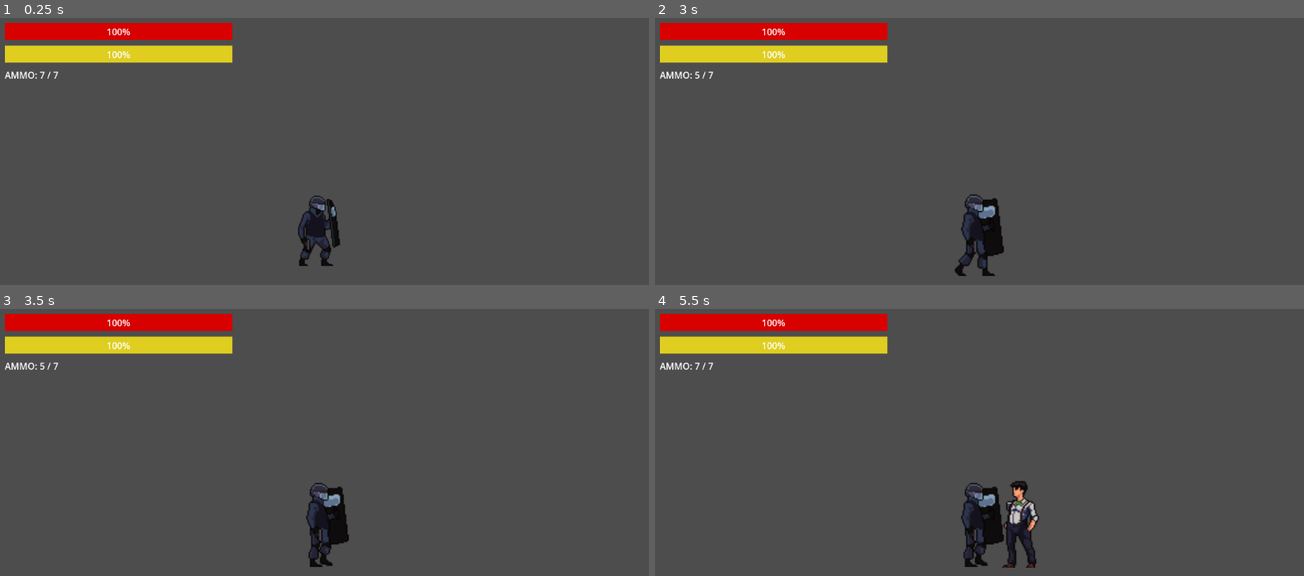
Above: before the commit, frames 1-4 (two rows, left to right).
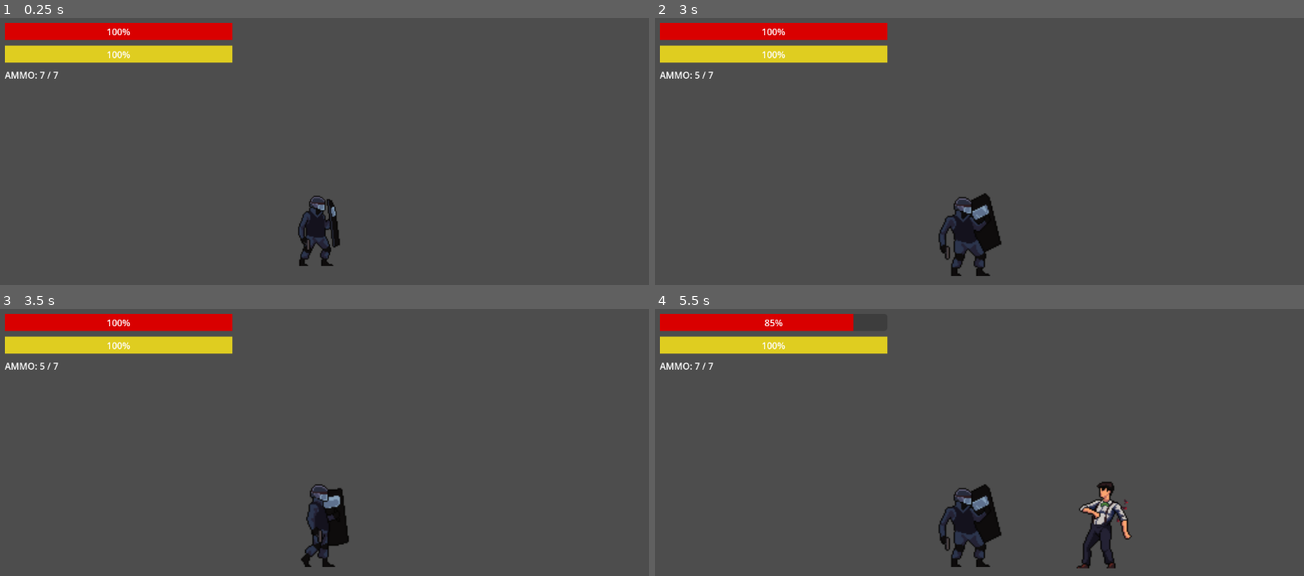
Above: after the commit, the same moments.

Repository: naufal-ramadhan/IndividualGameDev
Game: Godot game, scene res://levels/Level0.tscn
Two runs of this game, one before a commit and one after it. Both use one fixed random seed, a clock stepped at 60 frames per second and the inputs below.
Inputs (mouse positions are in pixels of both pictures, inside the frame that each line leads up to):
- Up to frame 1 (0.25 s): no input
- Up to frame 2 (3 s): move the mouse to (1122, 178) at 0.52 s; hold Shift (run) 0.53-1.28 s; hold D (move_right) 0.53-2.03 s; right-click (1122, 178) at 0.8 s; move the mouse to (843, 215) at 1.27 s; right-click (843, 215) at 1.35 s; click (843, 215) at 1.55 s; move the mouse to (1044, 114) at 2.02 s; hold A (move_left) 2.03-2.78 s; click (1044, 114) at 2.1 s; tap F (shield_bash, bound only after the commit) at 2.3, 2.85 s; move the mouse to (940, 268) at 2.77 s; hold D (move_right) from 2.78 s (still down)
- Up to frame 3 (3.5 s): keep holding D (move_right); tap Shift (run) at 3.05 s
- Up to frame 4 (5.5 s): move the mouse to (1174, 541) at 3.52 s; hold Shift (run) 3.53-4.28 s; right-click (1174, 541) at 3.8 s; tap R (reload) at 4.15 s; move the mouse to (778, 431) at 4.27 s; release D (move_right) at 4.28 s; hold A (move_left) 4.28-5.03 s; right-click (778, 431) at 4.35 s; click (778, 431) at 4.55 s; move the mouse to (1011, 487) at 5.02 s; hold D (move_right) from 5.03 s (still down); click (1011, 487) at 5.1 s; tap F (shield_bash, bound only after the commit) at 5.3 s

Frame 1 is identical in both runs. In frame 2, 1.5% of the frame differs, in the area x 43-54%, y 65-97%; in frame 3, 0.4%; in frame 4, 4.1%, in the area x 16-74%, y 1-98%.

Commit message:
feat: add shield bashing, and polish overall code quality.

Diff:
--- a/characters/enemies/gangster_melee/gangster_melee.gd
+++ b/characters/enemies/gangster_melee/gangster_melee.gd
@@ -1,17 +1,22 @@
 extends CharacterBody2D
 
-# --- KONSTANTA ---
+# ==========================================
+# KONSTANTA & PENGATURAN EDITOR
+# ==========================================
 const SPEED = 110.0
 const PATROL_SPEED = 50.0 # Kecepatan saat santai/patroli
-const GRAVITY = 900.0
 const MELEE_DAMAGE = 15.0
+
+@export var can_patrol: bool = false # Centang di Inspector jika musuh ini boleh patroli
+
+# ==========================================
+# VARIABEL STATUS (STATE)
+# ==========================================
 var hp = 100.0
-
-# --- SETTING DI EDITOR ---
-@export var can_patrol: bool = false
-
-# --- VARIABEL STATUS ---
+var knockback_force = Vector2.ZERO
 var player_target = null
+
+# Gerbang Logika (Gatekeepers)
 var is_chasing = false
 var is_attacking = false
 var is_hurt = false
@@ -19,143 +24,190 @@
 var can_attack = true
 var player_in_attack_range = false
 
-# --- VARIABEL PATROLI ---
+var gravity = ProjectSettings.get_setting("physics/2d/default_gravity")
+
+# Variabel AI Patroli
 var patrol_direction = 1
 var patrol_timer = 0.0
 var is_patrol_resting = false
 
-# --- REFERENSI NODE ---
+# ==========================================
+# REFERENSI NODE
+# ==========================================
 @onready var anim = $CharacterVisualAnimated
 @onready var detector = $PlayerDetector
 @onready var attack_range = $AttackRange
 
+# ==========================================
+# FUNGSI INISIALISASI
+# ==========================================
 func _ready():
+	# Hubungkan semua sensor mata dan jarak pukul
 	detector.body_entered.connect(_on_player_entered)
-	detector.body_exited.connect(_on_player_exited)
+	#detector.body_exited.connect(_on_player_exited)
 
 	attack_range.body_entered.connect(_on_attack_range_entered)
 	attack_range.body_exited.connect(_on_attack_range_exited)
 
+# ==========================================
+# FUNGSI MESIN UTAMA (OTAK AI)
+# ==========================================
 func _physics_process(delta):
-	if is_dead or is_hurt:
-		return
+	# 1. KASTA TERTINGGI: KEMATIAN
+	# Kalau mati, AI berhenti berpikir total. Hanya sisa fisika gravitasi.
+	if is_dead:
+		velocity.x = 0
+		if not is_on_floor():
+			velocity.y += gravity * delta
+		move_and_slide()
+		update_animations()
+		return
+
+	# 2. HUKUM ALAM (Fisika & Knockback)
+	# Selalu berjalan terlepas musuh sadar atau pingsan
+	velocity.x += knockback_force.x
+	knockback_force.x = move_toward(knockback_force.x, 0, 800 * delta)
 
 	if not is_on_floor():
-		velocity.y += GRAVITY * delta
-
+		velocity.y += gravity * delta
+
+	# 3. KASTA KEDUA: RASA SAKIT (INTERRUPT)
+	# AI berhenti memikirkan hal lain saat kesakitan, tapi tetap terdorong secara fisik
+	if is_hurt:
+		move_and_slide()
+		update_animations()
+		return
+
+	# 4. KASTA KETIGA: TINDAKAN AI (Mengejar/Patroli)
 	if is_attacking:
-		velocity.x = 0
+		velocity.x = 0 # Berhenti melangkah saat memukul
+
 	elif is_chasing and player_target != null:
-		# --- LOGIKA MENGEJAR ---
 		var direction = sign(player_target.global_position.x - global_position.x)
-
-		# Selalu pastikan musuh menatap ke arah Player
 		flip_character(direction)
 
+		# Cek apakah sudah cukup dekat untuk memukul
 		if player_in_attack_range:
 			velocity.x = 0
-			play_idle_logic()
-		else:
-			velocity.x = direction * SPEED
-			anim.play("run")
-
-		if player_in_attack_range and can_attack:
-			attack(player_target)
-
-	else:
-		# --- LOGIKA SANTAI / PATROLI ---
+			if can_attack:
+				attack(player_target)
+		else:
+			velocity.x = direction * SPEED # Lari ke arah player
+
+	else:
+		# Logika saat Player tidak terlihat
 		if can_patrol:
 			do_patrol(delta)
 		else:
-			velocity.x = move_toward(velocity.x, 0, SPEED)
-			play_idle_logic()
-
+			velocity.x = move_toward(velocity.x, 0, SPEED) # Diam jaga pintu
+
+	# 5. EKSEKUSI FINAL
 	move_and_slide()
-
-# Fungsi untuk mengatur hadap visual (dipisah biar rapi)
+	update_animations()
+
+
+# ==========================================
+# PUSAT MANAJEMEN ANIMASI (VISUAL)
+# ==========================================
+func update_animations():
+	# Prioritas 1: Kematian mutlak
+	if is_dead:
+		if anim.animation != "dead":
+			anim.play("dead")
+		return
+
+	# Prioritas 2: Terluka (Stagger)
+	if is_hurt:
+		anim.play("hurt")
+		return
+
+	# Prioritas 3: Menyerang
+	# (Kita biarkan return agar animasi acak tidak ditimpa oleh run/walk)
+	if is_attacking:
+		return
+
+	# Prioritas 4: Pergerakan Kaki
+	if abs(velocity.x) > 5.0: # Jika kecepatan cukup tinggi
+		if is_chasing:
+			anim.play("run")
+		else:
+			anim.play("walk")
+
+	# Prioritas 5: Diam di tempat (Idle)
+	else:
+		play_idle_logic()
+
+func play_idle_logic():
+	# Jangan potong animasi idle2 (garuk kepala/napas panjang) jika sedang diputar
+	if anim.animation == "idle2" and anim.is_playing():
+		return
+
+	# Peluang 0.5% setiap frame untuk memainkan variasi idle
+	if randf() < 0.005:
+		anim.play("idle2")
+	else:
+		anim.play("idle1")
+
+# ==========================================
+# FUNGSI BANTUAN (HELPERS)
+# ==========================================
 func flip_character(direction):
-	if direction > 0: # Hadap Kanan
+	if direction > 0: # Kanan
 		anim.flip_h = false
 		attack_range.position.x = 34
-	elif direction < 0: # Hadap Kiri
+	elif direction < 0: # Kiri
 		anim.flip_h = true
 		attack_range.position.x = -6
 
-# --- LOGIKA PATROLI BARU ---
 func do_patrol(delta):
 	patrol_timer -= delta
 
-	# Kalau waktu habis, ganti kegiatan (dari jalan jadi diam, atau sebaliknya)
 	if patrol_timer <= 0:
 		is_patrol_resting = !is_patrol_resting
 		if is_patrol_resting:
-			patrol_timer = randf_range(2.0, 4.0) # Diam istirahat 2-4 detik
-		else:
-			patrol_timer = randf_range(3.0, 6.0) # Jalan keliling 3-6 detik
-			if randf() > 0.5:
+			patrol_timer = randf_range(2.0, 4.0)
+		else:
+			patrol_timer = randf_range(3.0, 6.0)
+			if randf() > 0.5: # 50% kemungkinan putar balik
 				patrol_direction *= -1
 
 	if is_patrol_resting:
 		velocity.x = move_toward(velocity.x, 0, PATROL_SPEED)
-		play_idle_logic()
 	else:
 		velocity.x = patrol_direction * PATROL_SPEED
 		flip_character(patrol_direction)
-		anim.play("walk")
-
-func play_idle_logic():
-	if anim.animation != "idle2" or not anim.is_playing():
-		if randf() < 0.005:
-			anim.play("idle2")
-		else:
-			anim.play("idle1")
-
-# --- SENSOR SERANGAN ---
-func _on_attack_range_entered(body):
-	if body.name == "Player":
-		player_in_attack_range = true
-
-func _on_attack_range_exited(body):
-	if body.name == "Player":
-		player_in_attack_range = false
-
+
+# ==========================================
+# FUNGSI INTERAKSI & PERTARUNGAN
+# ==========================================
 func attack(target):
 	is_attacking = true
 	can_attack = false
 
+	# Pilih gaya pukulan secara acak (Dipanggil HANYA SEKALI per serangan)
 	var attack_list = ["attack1", "attack2", "attack3"]
 	var random_attack = attack_list.pick_random()
 	anim.play(random_attack)
 
-	print("Gangster pake: ", random_attack)
-
 	if target.has_method("take_damage"):
 		target.take_damage(MELEE_DAMAGE)
 
+	# Tunggu sampai animasi memukul selesai
 	await get_tree().create_timer(0.6).timeout
 	is_attacking = false
 
+	# Cooldown napas sebelum bisa memukul lagi
 	await get_tree().create_timer(1.0).timeout
 	can_attack = true
 
-# --- SENSOR DETEKSI (MATA) ---
-func _on_player_entered(body):
-	if body.name == "Player":
-		player_target = body
-		is_chasing = true
-
-func _on_player_exited(body):
-	if body.name == "Player":
-		player_target = null
-		is_chasing = false
-
 func take_damage(amount):
 	if is_dead: return
 
 	hp -= amount
 	is_hurt = true
-	velocity.x = 0 # Berhenti sejenak karena shock
-
+	velocity.x = 0 # Terkejut, hentikan kecepatan asli
+
+	# Fitur Balas Dendam: Cari siapa yang menembak dari jauh!
 	if not is_chasing:
 		var p = get_tree().get_first_node_in_group("player")
 		if p:
@@ -165,24 +217,58 @@
 	if hp <= 0:
 		die()
 	else:
-		anim.play("hurt")
+		# Durasi efek stagger / lumpuh
 		await get_tree().create_timer(0.3).timeout
 		is_hurt = false
 
+func apply_knockback(amount: float):
+	if is_dead: return
+
+	knockback_force.x = amount
+	is_hurt = true
+	# Durasi lumpuh akibat terdorong
+	await get_tree().create_timer(0.4).timeout
+	is_hurt = false
+
 func die():
 	is_dead = true
-	anim.play("dead")
-
-	$CharacterHitBox.set_deferred("disabled", true)
-
+
+	# SOLUSI ANTI NO-CLIP:
+	# Matikan Layer agar tidak bisa ditabrak player/peluru lagi,
+	# tapi biarkan Mask di Layer 1 (World) agar mayat tetap berpijak di lantai.
+	collision_layer = 0
+	collision_mask = 1
+
+	# Matikan sensor agar mayat tidak memukul atau melotot
 	attack_range.set_deferred("monitoring", false)
 	detector.set_deferred("monitoring", false)
 
+	# Turunkan urutan gambar agar mayat selalu di belakang kaki pemain yang hidup
 	z_index = -1
 
-	set_physics_process(false)
-	set_process(false)
-
-	print("Gangster Mati & Menjadi Background!")
+	print("Tango Down!")
+
+	# Hapus mayat setelah 30 detik untuk menghemat memori
 	await get_tree().create_timer(30.0).timeout
 	queue_free()
+
+# ==========================================
+# SINYAL SENSOR
+# ==========================================
+func _on_attack_range_entered(body):
+	if body.name == "Player":
+		player_in_attack_range = true
+
+func _on_attack_range_exited(body):
+	if body.name == "Player":
+		player_in_attack_range = false
+
+func _on_player_entered(body):
+	if body.name == "Player":
+		player_target = body
+		is_chasing = true
+
+#func _on_player_exited(body):
+	#if body.name == "Player":
+		#player_target = null
+		#is_chasing = false
--- a/characters/player/Player.tscn
+++ b/characters/player/Player.tscn
@@ -9,6 +9,7 @@
 [ext_resource type="Texture2D" uid="uid://2in64wtgxgrk" path="res://assets/characters/player/Run.png" id="7_po6sa"]
 [ext_resource type="Texture2D" uid="uid://c5n2m5mnou185" path="res://assets/characters/player/Shot_1.png" id="8_ir81o"]
 [ext_resource type="Texture2D" uid="uid://cn1hkkvxonffe" path="res://assets/characters/player/Idle_2.png" id="8_rwtfg"]
+[ext_resource type="Texture2D" uid="uid://cb63nj0xkcjns" path="res://assets/characters/player/Bash.png" id="9_3iqol"]
 [ext_resource type="Texture2D" uid="uid://bcowo7p1fd8rr" path="res://assets/characters/player/Walk.png" id="9_7aoru"]
 
 [sub_resource type="AtlasTexture" id="AtlasTexture_5dd86"]
@@ -191,6 +192,10 @@
 atlas = ExtResource("8_rwtfg")
 region = Rect2(0, 0, 128, 128)
 
+[sub_resource type="AtlasTexture" id="AtlasTexture_mv25b"]
+atlas = ExtResource("9_3iqol")
+region = Rect2(256, 0, 128, 128)
+
 [sub_resource type="AtlasTexture" id="AtlasTexture_o4jqb"]
 atlas = ExtResource("8_ir81o")
 region = Rect2(0, 0, 128, 128)
@@ -258,36 +263,36 @@
 [sub_resource type="SpriteFrames" id="SpriteFrames_7cktu"]
 animations = [{
 "frames": [{
-"duration": 1.0,
+"duration": 0.4,
 "texture": SubResource("AtlasTexture_5dd86")
 }, {
-"duration": 1.0,
+"duration": 0.4,
 "texture": SubResource("AtlasTexture_ohrde")
 }, {
-"duration": 1.0,
+"duration": 0.4,
 "texture": SubResource("AtlasTexture_k06rn")
 }, {
-"duration": 1.0,
+"duration": 0.4,
 "texture": SubResource("AtlasTexture_u7nq2")
 }, {
-"duration": 1.0,
+"duration": 0.4,
 "texture": SubResource("AtlasTexture_iabyh")
 }],
-"loop": true,
+"loop": false,
 "name": &"dead",
 "speed": 5.0
 }, {
 "frames": [{
-"duration": 1.0,
+"duration": 0.4,
 "texture": SubResource("AtlasTexture_r4f2b")
 }, {
-"duration": 1.0,
+"duration": 0.4,
 "texture": SubResource("AtlasTexture_hkjel")
 }, {
-"duration": 1.0,
+"duration": 0.4,
 "texture": SubResource("AtlasTexture_37vqa")
 }],
-"loop": true,
+"loop": false,
 "name": &"hurt",
 "speed": 5.0
 }, {
@@ -425,6 +430,14 @@
 }],
 "loop": true,
 "name": &"shield",
+"speed": 5.0
+}, {
+"frames": [{
+"duration": 0.01,
+"texture": SubResource("AtlasTexture_mv25b")
+}],
+"loop": true,
+"name": &"shield_bash",
 "speed": 5.0
 }, {
 "frames": [{
@@ -488,10 +501,10 @@
 
 [sub_resource type="CapsuleShape2D" id="CapsuleShape2D_6myfo"]
 radius = 21.0
-height = 60.0
+height = 68.0
 
 [sub_resource type="RectangleShape2D" id="RectangleShape2D_5brr7"]
-size = Vector2(14, 58)
+size = Vector2(29, 58)
 
 [sub_resource type="StyleBoxFlat" id="StyleBoxFlat_rwtfg"]
 bg_color = Color(0.8752813, 0.801807, 0.12626788, 1)
@@ -504,7 +517,7 @@
 
 [node name="CharacterVisualAnimated" type="AnimatedSprite2D" parent="." unique_id=1821868292]
 sprite_frames = SubResource("SpriteFrames_7cktu")
-animation = &"shoot"
+animation = &"hurt"
 
 [node name="CharacterHitBox" type="CollisionShape2D" parent="." unique_id=1443350076]
 position = Vector2(-4, 31)
@@ -514,6 +527,7 @@
 zoom = Vector2(1.2, 1.2)
 
 [node name="ShieldSensor" type="Area2D" parent="." unique_id=977639843]
+position = Vector2(-40, 0)
 
 [node name="ShieldHitBox" type="CollisionShape2D" parent="ShieldSensor" unique_id=1332428893]
 position = Vector2(0, 31)
--- a/characters/player/player.gd
+++ b/characters/player/player.gd
@@ -1,6 +1,8 @@
 extends CharacterBody2D
 
-# --- KONSTANTA ---
+# ==========================================
+# KONSTANTA
+# ==========================================
 const SPEED = 200.0
 const RUN_SPEED = 320.0
 const STAMINA_DRAIN_RATE = 20.0
@@ -8,59 +10,112 @@
 const STAMINA_REGEN_RATE = 15.0
 const MIN_STAMINA_RECOVERY = 30.0
 const MAX_AMMO = 7
-const ZOOM_DEFAULT = Vector2(2.2, 2.2) # Zoom normal saat jalan
-const ZOOM_SHIELD = Vector2(2.5, 2.5)  # Zoom in saat pakai tameng
-
-# --- VARIABEL STATUS ---
+const ZOOM_DEFAULT = Vector2(2.2, 2.2)
+const ZOOM_SHIELD = Vector2(2.5, 2.5)
+const MAX_HEALTH = 100.0
+const BASH_DAMAGE = 10.0
+const BASH_KNOCKBACK = 100.0
+
+# ==========================================
+# VARIABEL STATUS (STATE)
+# ==========================================
 var current_stamina = 100.0
 var current_ammo = MAX_AMMO
+var current_health = MAX_HEALTH
+
+# Gerbang Logika (Gatekeepers)
 var is_shielding = false
 var is_shooting = false
 var is_running = false
 var is_reloading = false
 var is_exhausted = false
-
-# --- REFERENSI NODE ---
+var is_hurt = false
+var is_dead = false
+var is_bashing = false
+
+var gravity = ProjectSettings.get_setting("physics/2d/default_gravity")
+
+# ==========================================
+# REFERENSI NODE & SCENE
+# ==========================================
 @onready var anim = $CharacterVisualAnimated
 @onready var shield_sensor = $ShieldSensor
 @onready var muzzle = $Muzzle
 @onready var camera = $Camera
 @onready var ammo_label = $UI/AmmoLabel
 @onready var stamina_bar = $UI/StaminaBar
-
-# --- REFERENSI SCENE ---
+@onready var health_bar = $UI/HealthBar
+
 @export var bullet_scene: PackedScene
 
+# ==========================================
+# FUNGSI INISIALISASI
+# ==========================================
 func _ready():
-	shield_sensor.position.x = 15
+	# Posisi default saat hadap kanan
+	shield_sensor.position.x = 30
 	muzzle.position.x = 20
 
+# ==========================================
+# 1. MESIN FISIKA (PERGERAKAN & GRAVITASI)
+# ==========================================
 func _physics_process(delta):
+	# Prioritas 1: Kematian mutlak (tapi tetap kena gravitasi)
+	if is_dead:
+		velocity.x = 0
+		if not is_on_floor():
+			velocity.y += gravity * delta
+		move_and_slide()
+		update_animations()
+		return
+
+	# Hukum Alam: Gravitasi
+	if not is_on_floor():
+		velocity.y += gravity * delta
+
+	# Prioritas 2: Terluka (Stagger)
+	if is_hurt:
+		velocity.x = 0
+		move_and_slide()
+		update_animations()
+		return
+
+	# Prioritas 3: Input Pergerakan Pemain
 	var direction = Input.get_axis("move_left", "move_right")
 
+	# Syarat bisa lari: Tombol ditekan, ada arah, tidak sibuk aksi lain, stamina cukup
 	is_running = Input.is_action_pressed("run") and direction != 0 and not is_shielding and not is_reloading and not is_shooting and current_stamina > 0
 	var current_speed = RUN_SPEED if is_running else SPEED
 
-	if is_shielding or is_shooting or is_reloading:
+	# Kunci pergerakan jika sedang melakukan aksi
+	if is_shielding or is_shooting or is_reloading or is_bashing:
 		velocity.x = 0
 	else:
-		if direction:
+		if direction != 0:
 			velocity.x = direction * current_speed
-			if direction > 0:
-				anim.flip_h = false
-				shield_sensor.position.x = 15
-				muzzle.position.x = abs(muzzle.position.x)
-			else:
-				anim.flip_h = true
-				shield_sensor.position.x = -15
-				muzzle.position.x = -abs(muzzle.position.x)
+			flip_character(direction)
 		else:
 			velocity.x = move_toward(velocity.x, 0, current_speed)
 
 	move_and_slide()
-	update_animations(direction)
-
+	update_animations()
+
+# ==========================================
+# 2. MESIN LOGIKA (INPUT, STAMINA, UI)
+# ==========================================
 func _process(delta):
+	# UI & Kamera jalan terus
+	update_ui()
+	handle_camera(delta)
+
+	# Jika mati/sakit, pemain tidak bisa input apa-apa
+	if is_dead or is_hurt:
+		return
+
+	handle_stamina(delta)
+	handle_combat_inputs()
+
+func handle_stamina(delta):
 	if current_stamina <= 0:
 		is_exhausted = true
 	elif current_stamina >= MIN_STAMINA_RECOVERY:
@@ -78,28 +133,47 @@
 
 	current_stamina = clamp(current_stamina, 0.0, 100.0)
 
-	if Input.is_action_just_pressed("shoot") and not is_shielding and not is_reloading:
+func handle_combat_inputs():
+	if Input.is_action_just_pressed("shoot") and not is_shielding and not is_reloading and not is_bashing:
 		shoot()
 
-	if Input.is_action_just_pressed("reload") and current_ammo < MAX_AMMO and not is_reloading and not is_shielding:
+	if Input.is_action_just_pressed("reload") and current_ammo < MAX_AMMO and not is_reloading and not is_shielding and not is_bashing:
 		reload()
 
-	var target_zoom = ZOOM_DEFAULT
-	if is_shielding:
-		target_zoom = ZOOM_SHIELD
+	if Input.is_action_just_pressed("shield_bash") and not is_bashing and not is_reloading and not is_shooting:
+		shield_bash()
+
+func handle_camera(delta):
+	var target_zoom = ZOOM_SHIELD if is_shielding else ZOOM_DEFAULT
 	camera.zoom = camera.zoom.lerp(target_zoom, 5.0 * delta)
 
+func update_ui():
 	ammo_label.text = "AMMO: " + str(current_ammo) + " / " + str(MAX_AMMO)
 	stamina_bar.value = current_stamina
-
-func update_animations(direction):
-	if is_reloading:
-		anim.play("reload")
-	elif is_shooting:
-		anim.play("shoot")
-	elif is_shielding:
+	if health_bar:
+		health_bar.value = current_health
+
+# ==========================================
+# 3. PUSAT MANAJEMEN ANIMASI (VISUAL)
+# ==========================================
+func update_animations():
+	# Prioritas Mutlak
+	if is_dead:
+		if anim.animation != "dead": anim.play("dead")
+		return
+
+	if is_hurt:
+		if anim.animation != "hurt": anim.play("hurt")
+		return
+
+	# Animasi Trigger/Aksi (Didelegasikan ke fungsinya masing-masing)
+	if is_reloading or is_shooting or is_bashing:
+		return
+
+	# Animasi Berkelanjutan (Continuous)
+	if is_shielding:
 		anim.play("shield")
-	elif direction != 0 and not is_shielding:
+	elif abs(velocity.x) > 0:
 		if is_running:
 			anim.play("run")
 		else:
@@ -107,6 +181,19 @@
 	else:
 		anim.play("idle")
 
+func flip_character(direction):
+	if direction > 0:
+		anim.flip_h = false
+		shield_sensor.position.x = 30
+		muzzle.position.x = abs(muzzle.position.x)
+	elif direction < 0:
+		anim.flip_h = true
+		shield_sensor.position.x = -40
+		muzzle.position.x = -abs(muzzle.position.x)
+
+# ==========================================
+# 4. FUNGSI AKSI & PERTARUNGAN
+# ==========================================
 func shoot():
 	if current_ammo > 0:
 		is_shooting = true
@@ -114,17 +201,10 @@
 		anim.play("shoot")
 		print("DOR! Sisa peluru: ", current_ammo)
 
-		# --- PROSES SPAWN PELURU ---
 		if bullet_scene != null:
-			var bullet = bullet_scene.instantiate() # Gandakan peluru
-
-			# Tentukan arah peluru (1 jika hadap kanan, -1 jika kiri)
+			var bullet = bullet_scene.instantiate()
 			bullet.direction = -1 if anim.flip_h else 1
-
-			# Set posisi peluru agar muncul persis di node Muzzle
 			bullet.global_position = muzzle.global_position
-
-			# Masukkan peluru ke dalam dunia game
 			get_tree().root.add_child(bullet)
 
 		await get_tree().create_timer(0.3).timeout
@@ -132,7 +212,6 @@
 	else:
 		print("Peluru Habis! Tekan R")
 
-# --- FUNGSI RELOAD BARU ---
 func reload():
 	is_reloading = true
 	anim.play("reload")
@@ -143,3 +222,50 @@
 	current_ammo = MAX_AMMO
 	is_reloading = false
 	print("Reload Selesai! Peluru Penuh.")
+
+func shield_bash():
+	is_bashing = true
+	anim.play("shield_bash") # Pastikan ini dipanggil di sini!
+
+	var targets = shield_sensor.get_overlapping_bodies()
+	for body in targets:
+		if body.name == "Player": continue
+
+		if body.has_method("take_damage"):
+			body.take_damage(BASH_DAMAGE)
+			if body.has_method("apply_knockback"):
+				var knockback_dir = -1 if anim.flip_h else 1
+				body.apply_knockback(knockback_dir * BASH_KNOCKBACK)
+
+	await get_tree().create_timer(0.4).timeout
+	is_bashing = false
+
+func take_damage(amount: float):
+	if is_dead: return
+
+	if is_shielding:
+		print("Serangan diblokir!")
+		return
+
+	current_health -= amount
+	current_health = clamp(current_health, 0, MAX_HEALTH)
+
+	if current_health <= 0:
+		die()
+	else:
+		is_hurt = true
+		# Tidak memanggil anim.play("hurt") di sini karena diurus update_animations
+		anim.modulate = Color(1, 0.5, 0.5)
+
+		await get_tree().create_timer(0.4).timeout
+
+		anim.modulate = Color(1, 1, 1)
+		is_hurt = false
+
+func die():
+	is_dead = true
+	# Tidak memanggil anim.play("dead") di sini karena diurus update_animations
+	print("SWAT Down! Mission Failed.")
+
+	# Matikan deteksi fisik peluru/musuh
+	set_collision_layer_value(1, false)
--- a/project.godot
+++ b/project.godot
@@ -47,6 +47,11 @@
 "events": [Object(InputEventKey,"resource_local_to_scene":false,"resource_name":"","device":-1,"window_id":0,"alt_press …(192 unchanged characters)…
 ]
 }
+shield_bash={
+"deadzone": 0.2,
+"events": [Object(InputEventKey,"resource_local_to_scene":false,"resource_name":"","device":-1,"window_id":0,"alt_pressed":false,"shift_pressed":false,"ctrl_pressed":false,"meta_pressed":false,"pressed":false,"keycode":70,"physical_keycode":0,"key_label":0,"unicode":102,"location":0,"echo":false,"script":null)
+]
+}
 
 [physics]
 
Binary file added: assets/characters/player/Bash.png
Not shown, added: assets/characters/player/Bash.png.import
